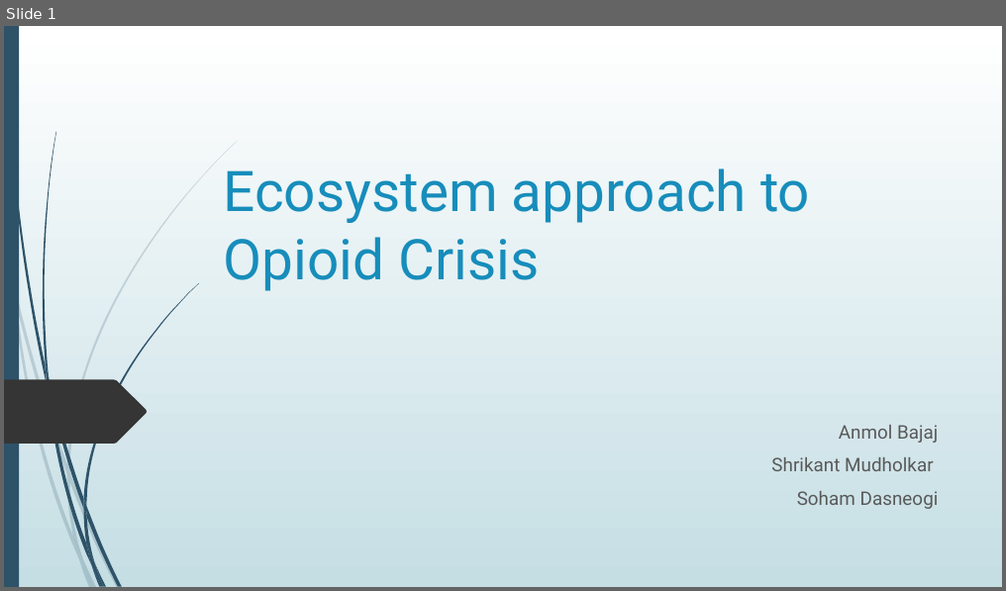
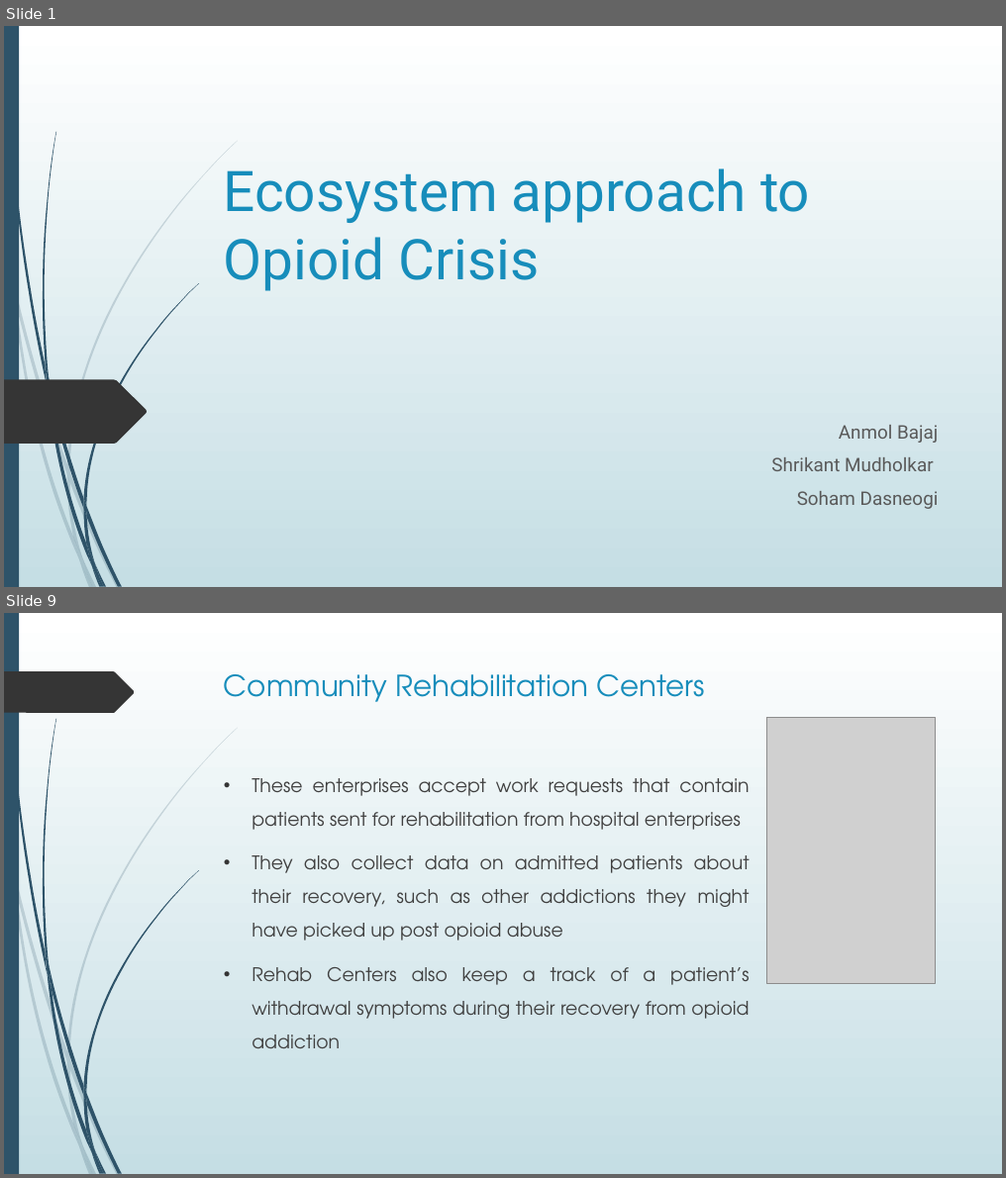
Before and after one commit to shrican/ecosystem-approach-to-opioid-crisis, a slide deck: Ecosystem approach to Opioid Crisis.pptx. Shown one above the other, each under a label of ours: slide 1 before the commit, slides 1 and 9 after it; the slides between them are not shown. The pictures are 1006x591 and 1006x1178 pixels, drawn with LibreOffice and Linux fonts; fonts in the diff are those of the drawing; grey boxes stand for pictures. Boxes give left, top, right and bottom in pixels: in the first picture for what was removed or moved away, otherwise in the second. Text is boxed around its words. In the diff, an @@ line names an element or a change of style, - is before the commit and + after.

```diff
--- a/Ecosystem approach to Opioid Crisis.pptx
+++ b/Ecosystem approach to Opioid Crisis.pptx
@@ slide 9 added at [4,613,1002,1174], background gradient #FFFFFF to #C5DEE5; not listed: 23 template elements that a slide beside it also shows @@
@@ freeform shape added at [4,671,135,713], fill #353535 @@
@@ title added at [224,674,705,702], 28 pt, text #178DBB @@
+Community Rehabilitation Centers
@@ picture added at [767,718,936,984] @@
@@ text added at [252,778,749,1049], 18 pt, text #404040 @@
+• These enterprises accept work requests that contain patients sent for rehabilitation from hospital enterprises
+• They also collect data on admitted patients about their recovery, such as other addictions they might have picked up post opioid abuse
+• Rehab Centers also keep a track of a patient’s withdrawal symptoms during their recovery from opioid addiction
```
Also in this commit, not shown: 4 slides changed, 10 other slides added, 5 slides removed, 4 other files.
